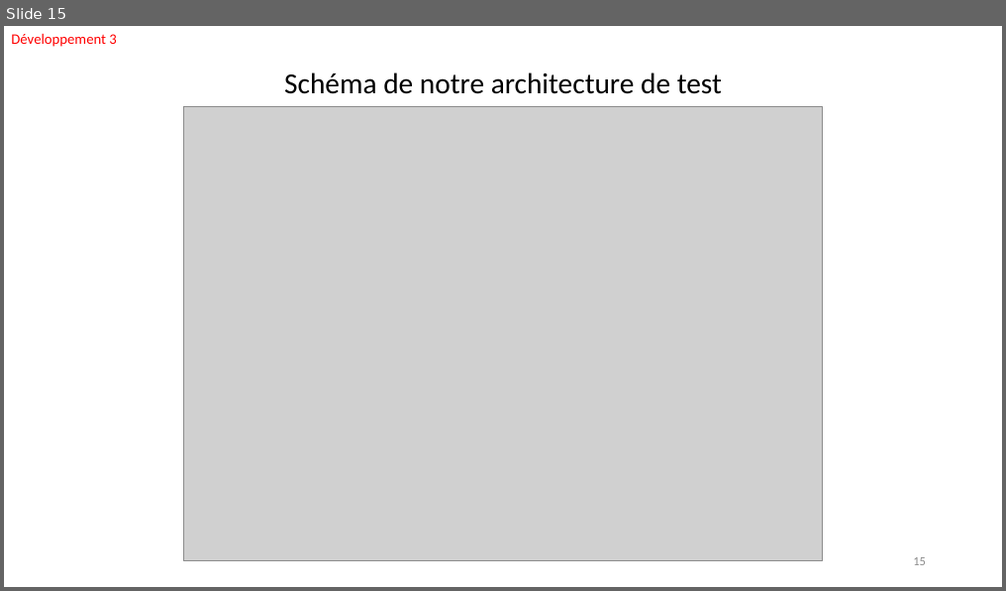
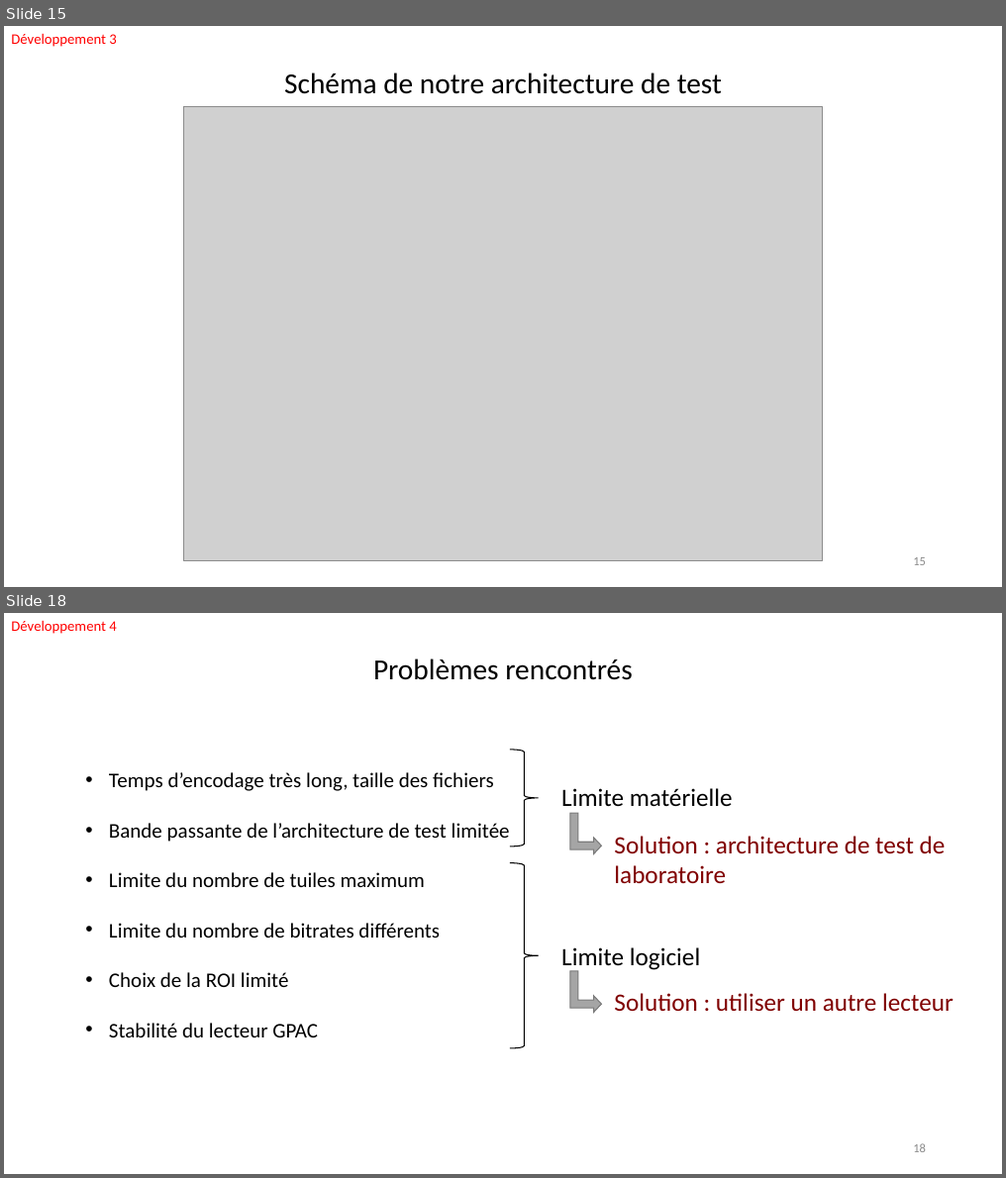
Before and after one commit to FabienMnsn/PRES2, a slide deck: Slides/PRES2019-Projet14-OlivierFourmaux-ROIStreamingImapct-soutenance.pptx. Shown one above the other, each under a label of ours: slide 15 before the commit, slides 15 and 18 after it; the slides between them are not shown. The pictures are 1006x591 and 1006x1178 pixels, drawn with LibreOffice and Linux fonts; fonts in the diff are those of the drawing; grey boxes stand for pictures. Boxes give left, top, right and bottom in pixels: in the first picture for what was removed or moved away, otherwise in the second. Text is boxed around its words. In the diff, an @@ line names an element or a change of style, - is before the commit and + after.

```diff
--- a/Slides/PRES2019-Projet14-OlivierFourmaux-ROIStreamingImapct-soutenance.pptx
+++ b/Slides/PRES2019-Projet14-OlivierFourmaux-ROIStreamingImapct-soutenance.pptx
@@ slide 18 added at (4,613,1002,1174), background #FFFFFF @@
@@ text added at (11,620,116,634), 14 pt, text #FF0000 @@
+Développement 4
@@ text added at (373,659,632,680), 28 pt, text #000000 @@
+Problèmes rencontrés
@@ right brace added at (510,750,539,847), outline #000000 1 pt @@
@@ text added at (109,772,510,1038), 20 pt, text #000000 @@
+• Temps d’encodage très long, taille des fichiers
+• Bande passante de l’architecture de test limitée
+• Limite du nombre de tuiles maximum
+• Limite du nombre de bitrates différents
+• Choix de la ROI limité
+• Stabilité du lecteur GPAC
@@ text added at (561,788,733,813), 24 pt, text #000000 @@
+Limite matérielle
@@ bent up arrow added at (570,813,602,855), fill #A5A5A5, outline #7A7A7A 1 pt @@
@@ text added at (614,836,945,884), 24 pt, text #800000 @@
+Solution : architecture de test de laboratoire
@@ right brace added at (510,863,539,1049), outline #000000 1 pt @@
@@ text added at (561,948,700,971), 24 pt, text #000000 @@
+Limite logiciel
@@ bent up arrow added at (570,971,602,1012), fill #A5A5A5, outline #7A7A7A 1 pt @@
@@ text added at (614,993,953,1012), 24 pt, text #800000 @@
+Solution : utiliser un autre lecteur
@@ page number added at (913,1144,926,1153), 12 pt, text #8C8C8C @@
+18
```
Also in this commit, not shown: 3 slides changed, 2 other files.
